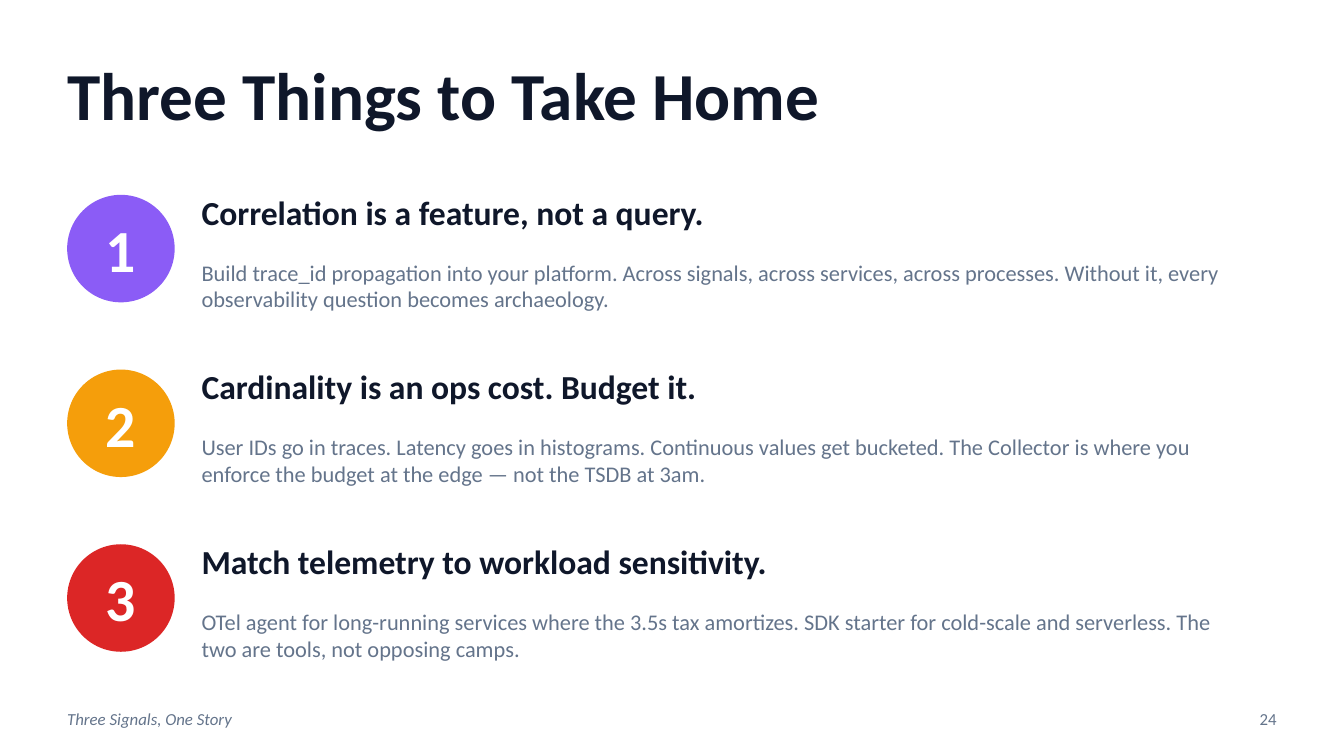
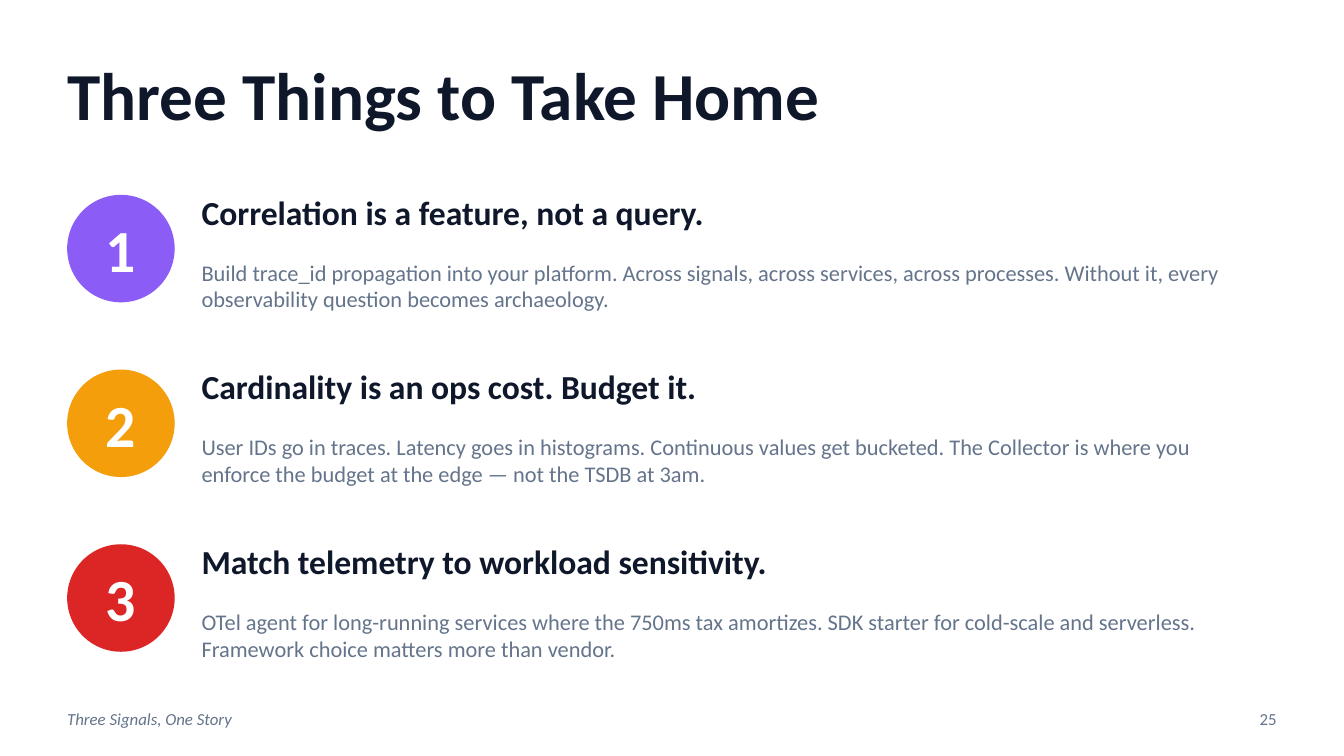
Before and after one commit to patterncatalyst/otel-observability-demos, a slide deck: slide 25 of presentation/three-signals-one-story.pptx (slide 24 before the commit). Drawn at 1344x756 pixels with LibreOffice and Linux fonts; fonts in the diff are those of the drawing. Boxes give left, top, right and bottom in pixels: in the first picture for what was removed or moved away, otherwise in the second. Text is boxed around its words. In the diff, an @@ line names an element or a change of style, - is before the commit and + after.

```diff
--- a/presentation/three-signals-one-story.pptx
+++ b/presentation/three-signals-one-story.pptx
@@ text at bbox=[202, 614, 1195, 657]: text changed @@
-OTel agent for long-running services where the 3.5s tax amortizes. SDK starter for cold-scale and serverless. The two are tools, not opposing camps.
+OTel agent for long-running services where the 750ms tax amortizes. SDK starter for cold-scale and serverless. Framework choice matters more than vendor.
@@ text at bbox=[1260, 714, 1277, 725]: text changed @@
-24
+25
```
Also in this commit, not shown: 8 other slides changed, 1 slide added.
